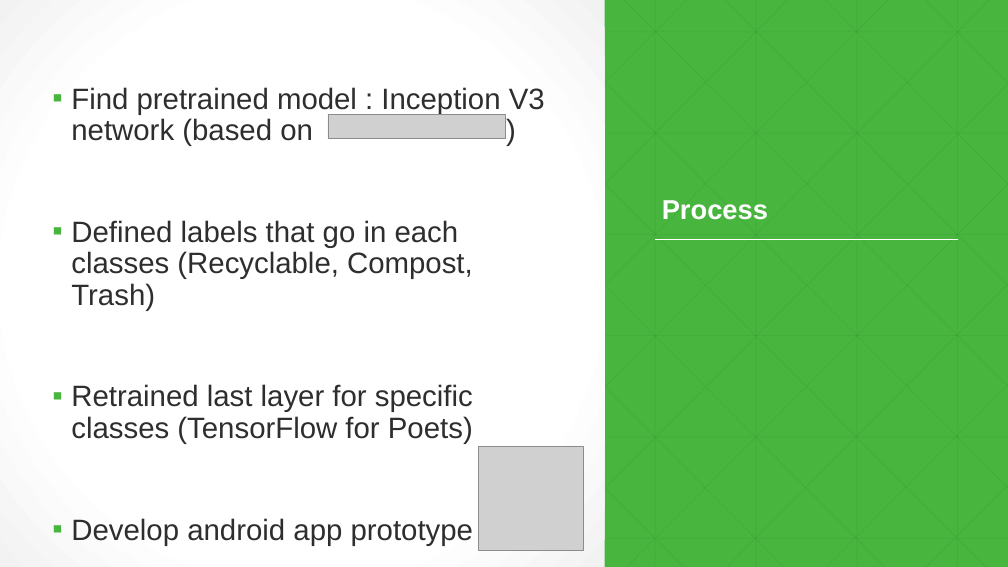
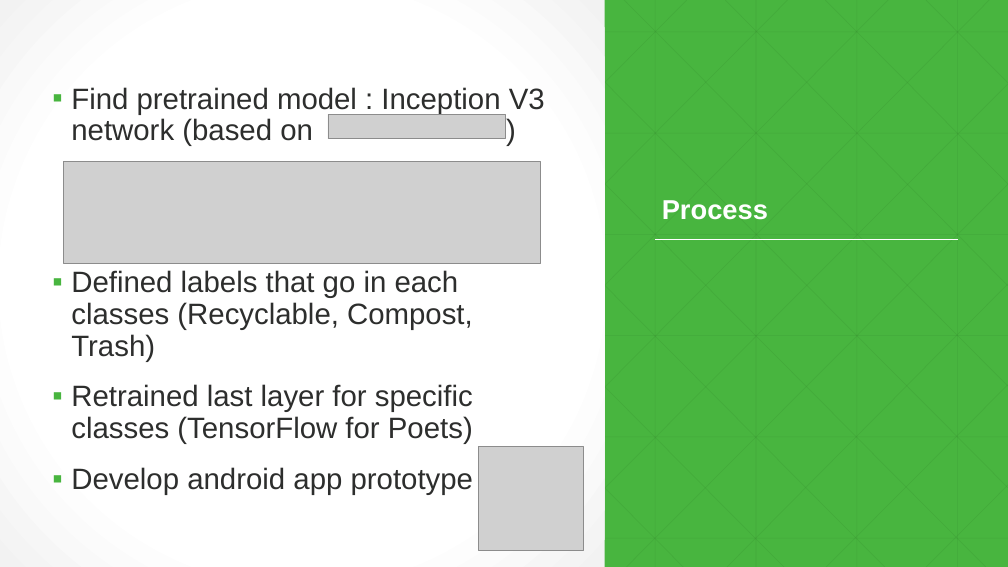
Before and after one commit to j-tseng/junkSort.AI, a slide deck: slide 3 of junksort-presentation.pptx. Drawn at 1008x567 pixels with LibreOffice and Linux fonts; fonts in the diff are those of the drawing; grey boxes stand for pictures. Boxes give left, top, right and bottom in pixels: in the first picture for what was removed or moved away, otherwise in the second. Text is boxed around its words. In the diff, an @@ line names an element or a change of style, - is before the commit and + after.

Commit message:
change to presentation

```diff
--- a/junksort-presentation.pptx
+++ b/junksort-presentation.pptx
@@ text "Find pretrained model : Inception ..." rewrapped from box(71, 87, 545, 545) to box(71, 87, 545, 495) @@
@@ picture added at box(63, 162, 541, 263) @@
```
